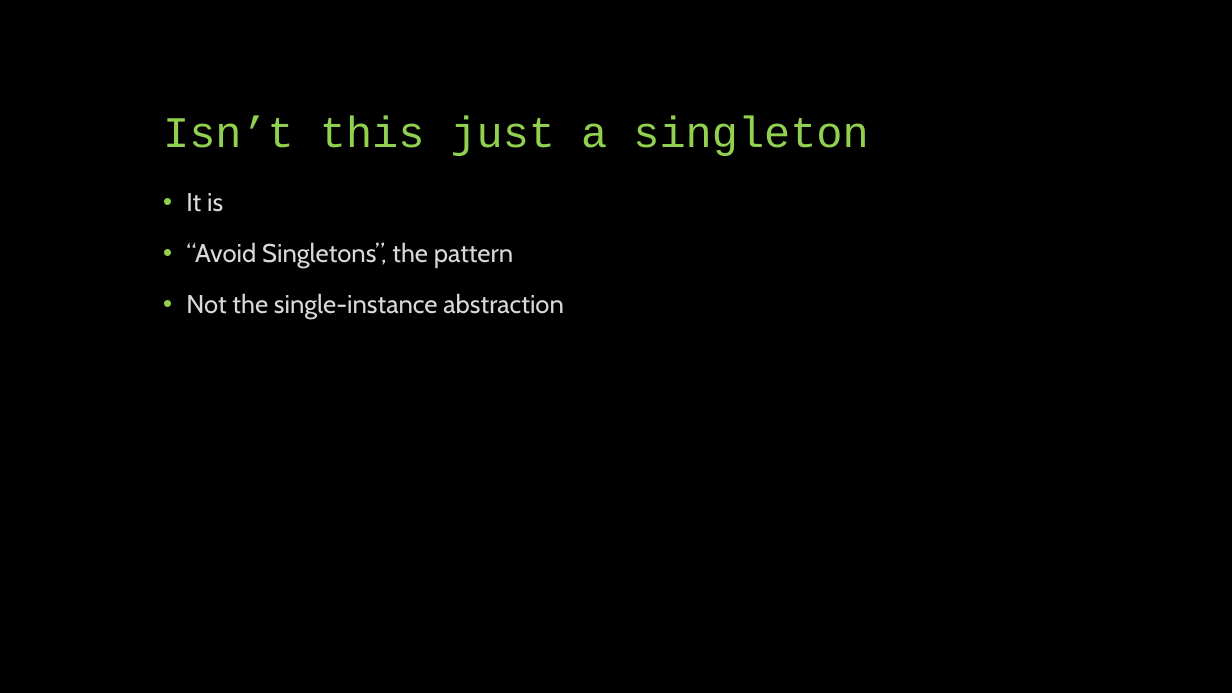
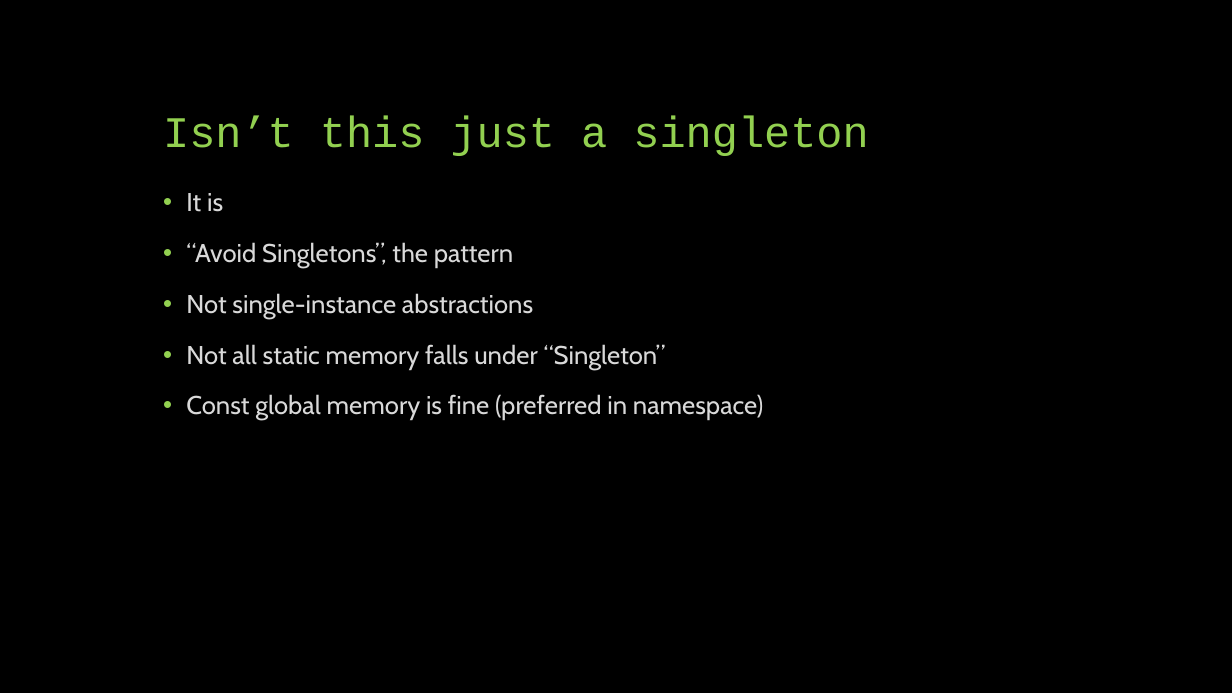
Before and after one commit to FHorrie/Prog4Presentation, a slide deck: slide 9 of Beautiful C++ ch3-2 I.3.pptx. Drawn at 1232x693 pixels with LibreOffice and Linux fonts; fonts in the diff are those of the drawing. Boxes give left, top, right and bottom in pixels: in the first picture for what was removed or moved away, otherwise in the second. Text is boxed around its words. In the diff, an @@ line names an element or a change of style, - is before the commit and + after.

```diff
--- a/Beautiful C++ ch3-2 I.3.pptx
+++ b/Beautiful C++ ch3-2 I.3.pptx
@@ text at box(186, 293, 763, 420): text changed @@
-• Not the single-instance abstraction
+• Not single-instance abstractions
+• Not all static memory falls under “Singleton”
+• Const global memory is fine (preferred in namespace)
```
Also in this commit, not shown: 2 other slides changed.
